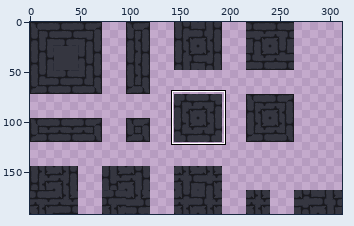
Sprite sheet: Sprites/Map/Tiles/Stone bricks/old_stone_bricks_tileset_2.png. The first picture is a wide view before the edit; the outline marks the close-up.
Close-up. The starting point:
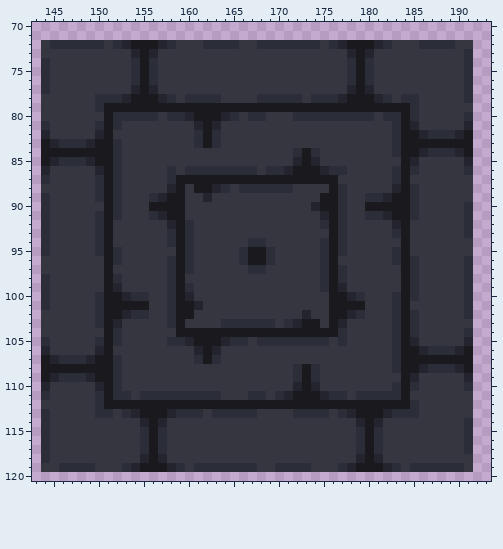
The file is 312x192 pixels. Shown: x 143..193, y 70..120. The commit also changed other parts of the picture, which this record leaves out.
After the commit:
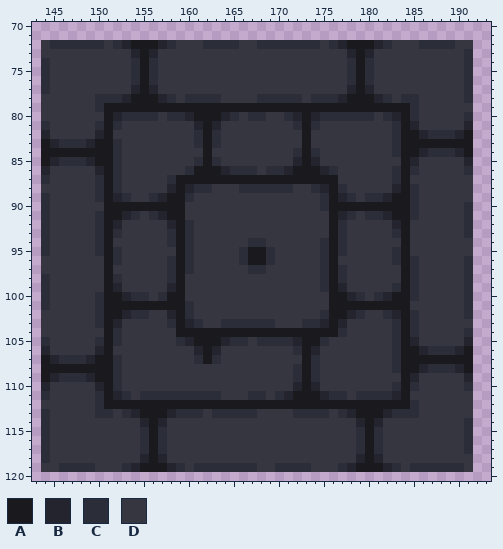
Palette (. is transparent): A #1a1a1e  B #24242f  C #2b2d38  D #353640
The edit:
@@ x 143..193 @@
  79 .DDDDDDCAAAAAAAAAAAAAAAAAAAAAAAAAAAAAAAAAACDDDDDD..
- 80 .DDDDDDDACCCCCDCCBAAABCDCCDDDCCCCCCCCCDCCACDDDDDC..
- 81 .CDDDDDCACDDDDDDDDBABDDDDDDDDDDDDDDDDDDDCABDDDDDB..
- 82 .BDDDDDBADDDDDDDDDCACDDDDDDDDDDDDDDDDDDDCAABCCCBA..
- 83 .ABCCCBAACDDDDDDDDCACDDDDDDDDDDDDDDDDDDDCAAAAAAAA..
- 84 .AAAAAAAACDDDDDDDDDDDDDDDDDDDCACDDDDDDDDCAABCCCBA..
- 85 .ABCCCBAACDDDDDDDDDDDDDDDDDDDBABDDDDDDDDDABDDDDDB..
- 86 .BDDDDDBACDDDDDCDCCCCCCCCDCCBAAABCCDDDDDCACDDDDDC..
+ 80 .DDDDDDDABCCCCDCCBAAABCDCCDDCBABCCCCCCDCBACDDDDDC..
+ 81 .CDDDDDCACDDDDDDDDBABDDDDDDDDCACDDDDDDDDCABDDDDDB..
+ 82 .BDDDDDBADDDDDDDDDCACDDDDDDDDDADDDDDDDDDCAABCCCBA..
+ 83 .ABCCCBAACDDDDDDDDCACDDDDDDDDDADDDDDDDDDCAAAAAAAA..
+ 84 .AAAAAAAACDDDDDDDDDADDDDDDDDDCACDDDDDDDDCAABCCCBA..
+ 85 .ABCCCBAACDDDDDDDDCACDDDDDDDDBABDDDDDDDDDABDDDDDB..
+ 86 .BDDDDDBACDDDDDDDCAAABCCCDCCBAAABCDDDDDDCACDDDDDC..
  87 .CDDDDDCACDDDDDCAAAAAAAAAAAAAAAAAADDDDDDCADDDDDDD..
- 88 .DDDDDDCACDDDDDBADAABCDCCCCCCDDDDACDDDDDBACDDDDDD..
- 89 .CDDDDDCACDDDCBAADDBDDDDDDDDDDDDAACDDCCBAACDDDDDD..
- 90 .CDDDDDDACDDDAAAADDDDDDDDDDDDDDBAACDDAAAAACDDDDDC..
- 91 .CDDDDDCACDDDCBAADDDDDDDDDDDDDDDBACDDCCBAACDDDDDC..
- 92 .CDDDDDCADDDDDDBACDDDDDDDDDDDDDDCACDDDDDBADDDDDDC..
- 93 .CDDDDDCADDDDDDCACDDDDDDDDDDDDDDDACDDDDDCADDDDDDC..
+ 88 .DDDDDDCACDDDDDBABCCDDDCCCCCCDDCBACDDDDDBACDDDDDD..
+ 89 .CDDDDDCABCDDCBAACDDDDDDDDDDDDDDCABCDCCBAACDDDDDD..
+ 90 .CDDDDDDAAAAAAAAADDDDDDDDDDDDDDDCAAAAAAAAACDDDDDC..
+ 91 .CDDDDDCAABCDCBAADDDDDDDDDDDDDDDDABCDCCBAACDDDDDC..
+ 92 .CDDDDDCABDDDDDBACDDDDDDDDDDDDDDDACDDDDDBADDDDDDC..
+ 93 .CDDDDDCACDDDDDCACDDDDDDDDDDDDDDDACDDDDDCADDDDDDC..
  94 .CDDDDDCADDDDDDCACDDDDDDCCDDDDDDCACDDDDDDADDDDDDD..
@@ x 154..185 @@
  98 DDDDCADDDDDDDDDDDDDDDCACDDDDDDAC
- 99 DDDDCACDDDDDDDDDDDDDDCABDDDDDDAC
-100 CCDDCABDDDDDDDDDDDDDDDAABCDDDCAC
-101 AADDCAABDDDDDDDDDDDDDDAAAADDDCAD
-102 CCDDCAADDDDDDDDDDDDBDDAABCDDDCAC
-103 DDDDCADDDDCCCCCCDCBAADABDDDDDCAC
+ 99 DDDDBADDDDDDDDDDDDDDDCABDDDDDCAC
+100 CCDCAADDDDDDDDDDDDDDDDAABCDCBAAC
+101 AAAAAACDDDDDDDDDDDDDDDAAAAAAAAAD
+102 CCDDBACDDDDDDDDDDDDDDCAABCDDCBAC
+103 DDDDCABCDDCCCCCCDDDCCBABDDDDDCAC
 104 DDDDDAAAAAAAAAAAAAAAAAACDDDDDCAC
-105 DDDDCCBAAABCCDCCCCCCCCDCDDDDDCAB
-106 DDDDDDDBABDDDDDDDDDDDDDDDDDDDCAA
-107 DDDDDDDCACDDDDDDDDDDDDDDDDDDDCAA
+105 DDDDDCBAAABCCDCCCCBAACDDDDDDDCAB
+106 DDDDDDDBABDDDDDDDDCABDDDDDDDDCAA
+107 DDDDDDDCACDDDDDDDDDACDDDDDDDDCAA
 108 DDDDDDDDDDDDDDDDDDCACDDDDDDDDCAA
@@ x 143..193 @@
 110 .BDDDDDBACDDDDDDDDDDDDDDDDDDDBABDDDDDDDDCACDDDDDC..
-111 .CDDDDDCACCDCCCCCCCCCDDDCCDCBAAABCCDCCCCCADDDDDDD..
+111 .CDDDDDCABCDCCCCCCCCCDDDCCDCBAAABCCDCCCCBADDDDDDD..
 112 .DDDDDDCAAAAAAAAAAAAAAAAAAAAAAAAAAAAAAAAAACDDDDDD..
Where, in picture pixels (left, top, right, bottom), the same in both close-ups:
changed: (113, 112, 122, 121)
changed: (284, 112, 365, 229)
changed: (392, 112, 401, 121)
changed: (113, 148, 230, 238)
changed: (149, 283, 203, 346)
changed: (284, 283, 401, 364)
changed: (113, 391, 122, 400)
changed: (392, 391, 401, 400)
